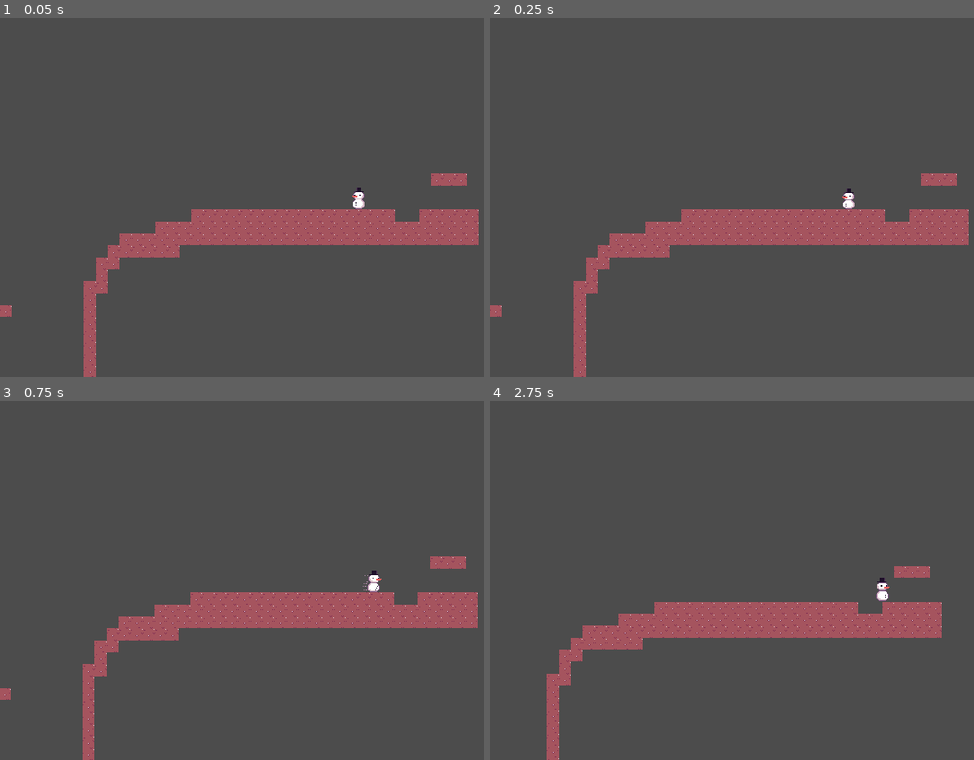
Above: before the commit, frames 1-4 (two rows, left to right).
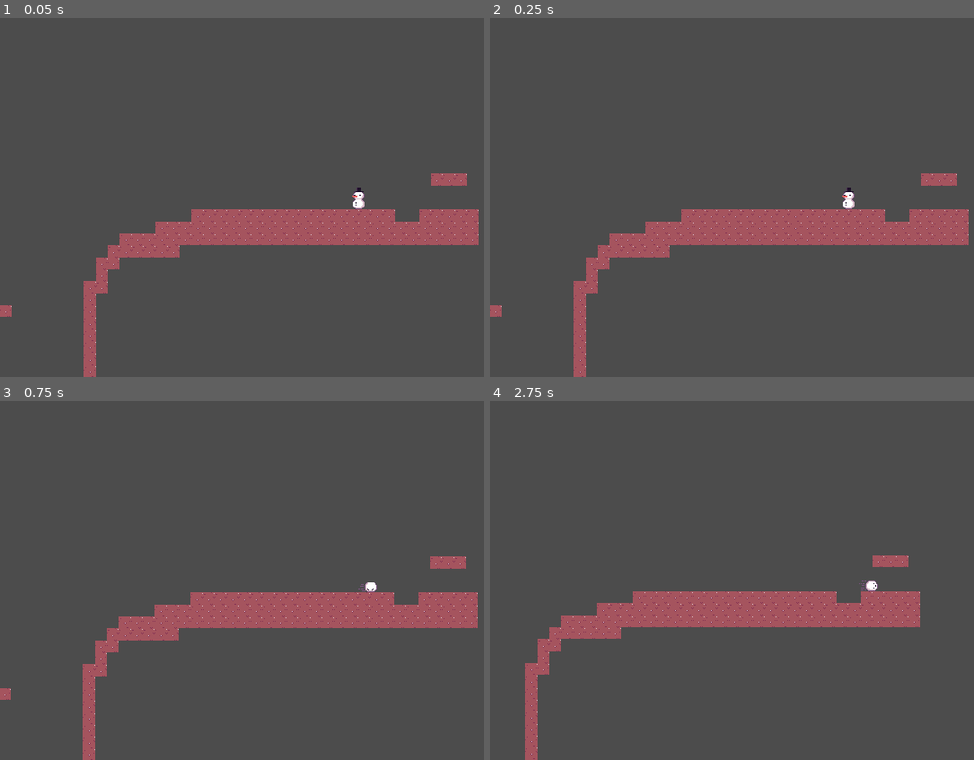
Above: after the commit, the same moments.

Repository: TheRubeThing/SnowmansRevenge
Game: Godot game, scene res://TestLevel.tscn
Same seed, same stepped clock (60 frames per second), same inputs: the game is played once before the commit and once after it. The project has no main scene, so this scene is started directly.
Inputs:
- Up to frame 1 (0.05 s): no input
- Up to frame 2 (0.25 s): no input
- Up to frame 3 (0.75 s): tap Enter at 0.5 s; hold D (Right) from 0.53 s (still down); hold Shift (RollMod, bound only after the commit) from 0.53 s (still down)
- Up to frame 4 (2.75 s): tap Space (Jump) at 0.77, 0.8, 1.07, 1.35, 1.52, 1.82, 2.3 s; release D (Right) at 1.28 s; release Shift (RollMod, bound only after the commit) at 1.28 s; hold A (Left) 1.28-2.03 s; tap Shift (RollMod, bound only after the commit) at 1.55 s; hold D (Right) from 2.03 s (still down); hold Shift (RollMod, bound only after the commit) from 2.03 s (still down)

Frame 1 is identical in both runs. In frame 2, less than 0.1% of the frame differs, in the area x 72-76%, y 47-53%; in frame 3, 0.5%; in frame 4, 8.6%, in the area x 7-94%, y 43-100%.

Commit message:
Added rolling

Diff:
--- a/Assets/Scenes/Characters/Player.tscn
+++ b/Assets/Scenes/Characters/Player.tscn
@@ -12,6 +12,10 @@
 [ext_resource path="res://Assets/Sprites/Player/JumpAnim/SnowmanJump2.png" type="Texture" id=10]
 [ext_resource path="res://Assets/Sprites/Player/JumpAnim/SnowmanJump3.png" type="Texture" id=11]
 [ext_resource path="res://Assets/Sprites/Player/JumpAnim/SnowmanJump1.png" type="Texture" id=12]
+[ext_resource path="res://Assets/Sprites/Player/RollAnim/SnowmanRoll3.png" type="Texture" id=13]
+[ext_resource path="res://Assets/Sprites/Player/RollAnim/SnowmanRoll2.png" type="Texture" id=14]
+[ext_resource path="res://Assets/Sprites/Player/RollAnim/SnowmanRoll1.png" type="Texture" id=15]
+[ext_resource path="res://Assets/Sprites/Player/RollAnim/SnowmanRoll4.png" type="Texture" id=16]
 
 [sub_resource type="RectangleShape2D" id=1]
 extents = Vector2( 8.24703, 15.0156 )
@@ -21,6 +25,11 @@
 "frames": [ ExtResource( 6 ), ExtResource( 8 ), ExtResource( 7 ), ExtResource( 9 ) ],
 "loop": true,
 "name": "Idle",
+"speed": 5.0
+}, {
+"frames": [ ExtResource( 15 ), ExtResource( 14 ), ExtResource( 13 ), ExtResource( 16 ) ],
+"loop": true,
+"name": "Roll",
 "speed": 5.0
 }, {
 "frames": [ ExtResource( 3 ), ExtResource( 4 ), ExtResource( 5 ), ExtResource( 1 ) ],
@@ -42,7 +51,7 @@
 
 [node name="AnimatedSprite" type="AnimatedSprite" parent="."]
 frames = SubResource( 2 )
-animation = "Jump"
-frame = 1
+animation = "Roll"
+frame = 3
 speed_scale = 2.0
 playing = true
--- a/Assets/Scenes/Characters/PlayerController.gd
+++ b/Assets/Scenes/Characters/PlayerController.gd
@@ -2,10 +2,12 @@
 
 
 export(float) var move_speed : float = 150
+export(float) var roll_speed : float = 300
 export(float) var jump_height : float = 90
 export(float) var jump_distance : float = 50
 export(float) var ground_ease : float = 0.8
-export(float) var air_ease : float = 0.7
+export(float) var roll_ease : float = 0.95
+export(float) var air_ease : float = 0.6
 export(float) var ground_stop_threshold : float = 2
 export(float) var drop_jump_time : float = 0.1
 
@@ -23,8 +25,12 @@
 	# Animations
 	if _is_grounded():
 		if abs(_velocity.x) > 0:
-			$AnimatedSprite.play("Walk")
+			if Input.is_action_pressed("RollMod"):
+				$AnimatedSprite.play("Roll")
+			else:
+				$AnimatedSprite.play("Walk")
 		else:
+			$AnimatedSprite.stop()
 			$AnimatedSprite.play("Idle")
 	else:
 		# Freeze animation to set frames manually
@@ -40,10 +46,16 @@
 func _physics_process(delta):
 	# Get player movement input
 	if Input.is_action_pressed("Left"):
-		_velocity.x += (1 - ground_ease) * (-1 * move_speed - _velocity.x)
+		if Input.is_action_pressed("RollMod") && _is_grounded():
+			_velocity.x += (1 - roll_ease) * (-1 * roll_speed - _velocity.x)
+		else:
+			_velocity.x += (1 - ground_ease) * (-1 * move_speed - _velocity.x)
 		set_sprite_direction(-1)
 	elif Input.is_action_pressed("Right"):
-		_velocity.x += (1 - ground_ease) * (1 * move_speed - _velocity.x)
+		if Input.is_action_pressed("RollMod") && _is_grounded():
+			_velocity.x += (1 - roll_ease) * (1 * roll_speed - _velocity.x)
+		else:
+			_velocity.x += (1 - ground_ease) * (1 * move_speed - _velocity.x)
 		set_sprite_direction(1)
 	else:
 		_velocity.x *= ground_ease
--- a/project.godot
+++ b/project.godot
@@ -54,6 +54,11 @@
 "events": [ Object(InputEventKey,"resource_local_to_scene":false,"resource_name":"","device":0,"alt":false,"shift":false,"control":false,"meta":false,"command":false,"pressed":false,"scancode":32,"unicode":0,"echo":false,"script":null)
  ]
 }
+RollMod={
+"deadzone": 0.5,
+"events": [ Object(InputEventKey,"resource_local_to_scene":false,"resource_name":"","device":0,"alt":false,"shift":false,"control":false,"meta":false,"command":false,"pressed":false,"scancode":16777237,"unicode":0,"echo":false,"script":null)
+ ]
+}
 
 [rendering]
 
Not shown: 1 places in Assets/Scenes/Characters/Player.tscn that only renumber resources
Binary file added: Assets/Sprites/Player/RollAnim/SnowmanRoll.png
Not shown, added: Assets/Sprites/Player/RollAnim/SnowmanRoll.png.import
Binary file added: Assets/Sprites/Player/RollAnim/SnowmanRoll1.png
Not shown, added: Assets/Sprites/Player/RollAnim/SnowmanRoll1.png.import
Binary file added: Assets/Sprites/Player/RollAnim/SnowmanRoll2.png
Not shown, added: Assets/Sprites/Player/RollAnim/SnowmanRoll2.png.import
Binary file added: Assets/Sprites/Player/RollAnim/SnowmanRoll3.png
Not shown, added: Assets/Sprites/Player/RollAnim/SnowmanRoll3.png.import
Binary file added: Assets/Sprites/Player/RollAnim/SnowmanRoll4.png
Not shown, added: Assets/Sprites/Player/RollAnim/SnowmanRoll4.png.import
